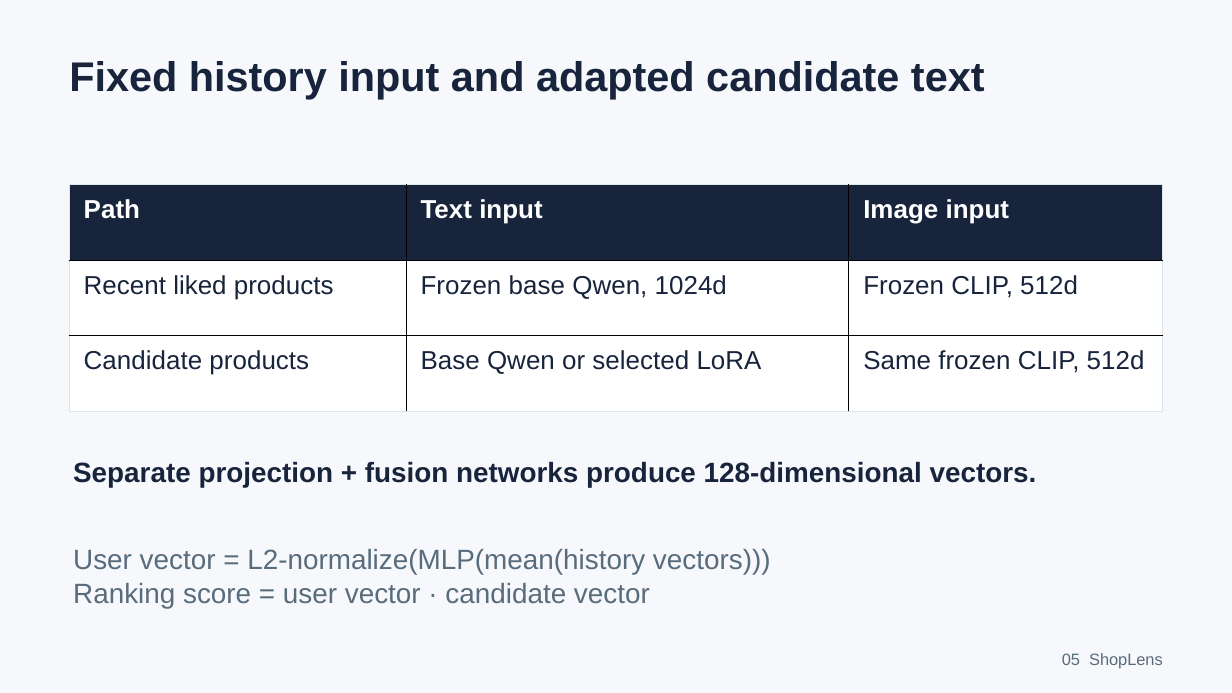
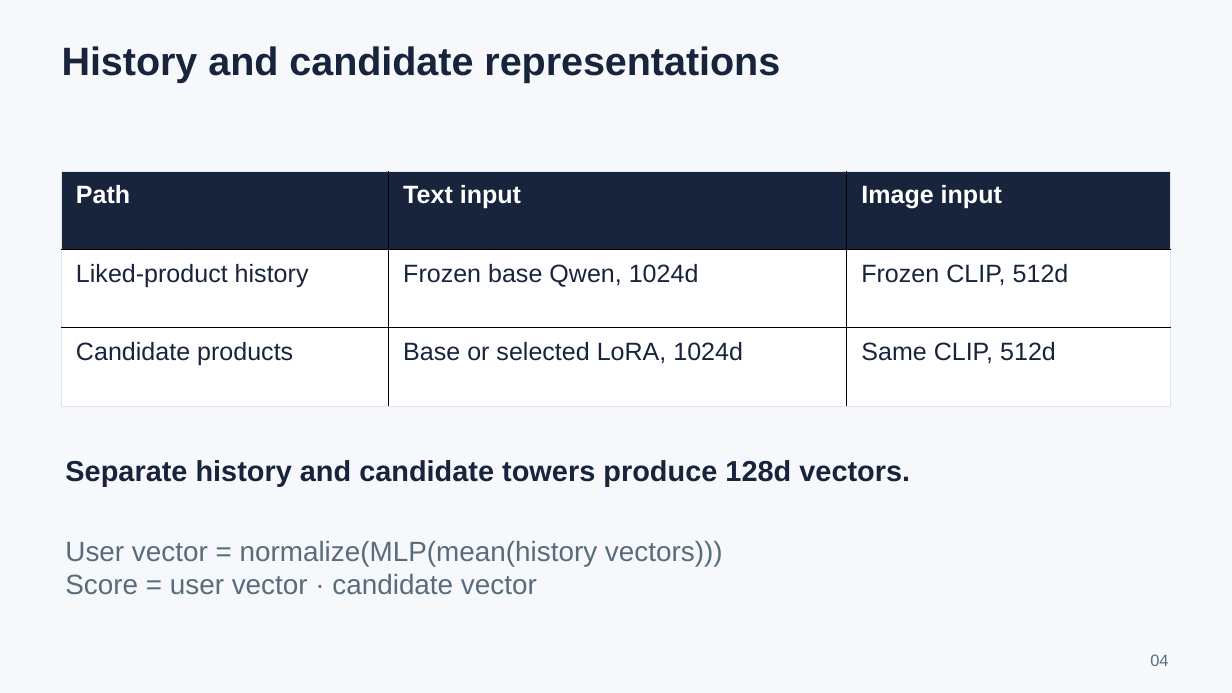
Before and after one commit to cjk041212/ShopLens, a slide deck: slide 4 of submission/ShopLens_Qwen_presentation.pptx (slide 5 before the commit). Drawn at 1232x693 pixels with LibreOffice and Linux fonts; fonts in the diff are those of the drawing. Boxes give left, top, right and bottom in pixels: in the first picture for what was removed or moved away, otherwise in the second. Text is boxed around its words. In the diff, an @@ line names an element or a change of style, - is before the commit and + after.

```diff
--- a/submission/ShopLens_Qwen_presentation.pptx
+++ b/submission/ShopLens_Qwen_presentation.pptx
@@ text at box(62, 46, 780, 83): text changed; size 32.2 to 30.8 pt @@
-Fixed history input and adapted candidate text
+History and candidate representations
@@ table at box(62, 171, 1171, 406) @@
-row 2, column 1: Recent liked products
+row 2, column 1: Liked-product history
-row 3, column 2: Base Qwen or selected LoRA
+row 3, column 2: Base or selected LoRA, 1024d
-row 3, column 3: Same frozen CLIP, 512d
+row 3, column 3: Same CLIP, 512d
@@ size 20.2 to 19.5 pt in "Path", "Text input", "Image input", "Frozen base Qwen, 1024d" and 2 more places @@
@@ table: place and size @@
-table at box(69, 185, 1164, 411)
+table at box(62, 171, 1171, 406)
@@ text at box(65, 460, 910, 486): text changed; size 21.8 to 22.5 pt @@
-Separate projection + fusion networks produce 128-dimensional vectors.
+Separate history and candidate towers produce 128d vectors.
@@ text at box(65, 541, 723, 595): text changed @@
-User vector = L2-normalize(MLP(mean(history vectors)))
-Ranking score = user vector · candidate vector
+User vector = normalize(MLP(mean(history vectors)))
+Score = user vector · candidate vector
@@ text removed at box(1062, 653, 1163, 668) @@
-05 ShopLens
@@ text added at box(1150, 654, 1168, 666), 12.8 pt, text #586C7C @@
+04
```
Also in this commit, not shown: 3 other slides changed, 22 slides added, 8 slides removed, 2 other files.
